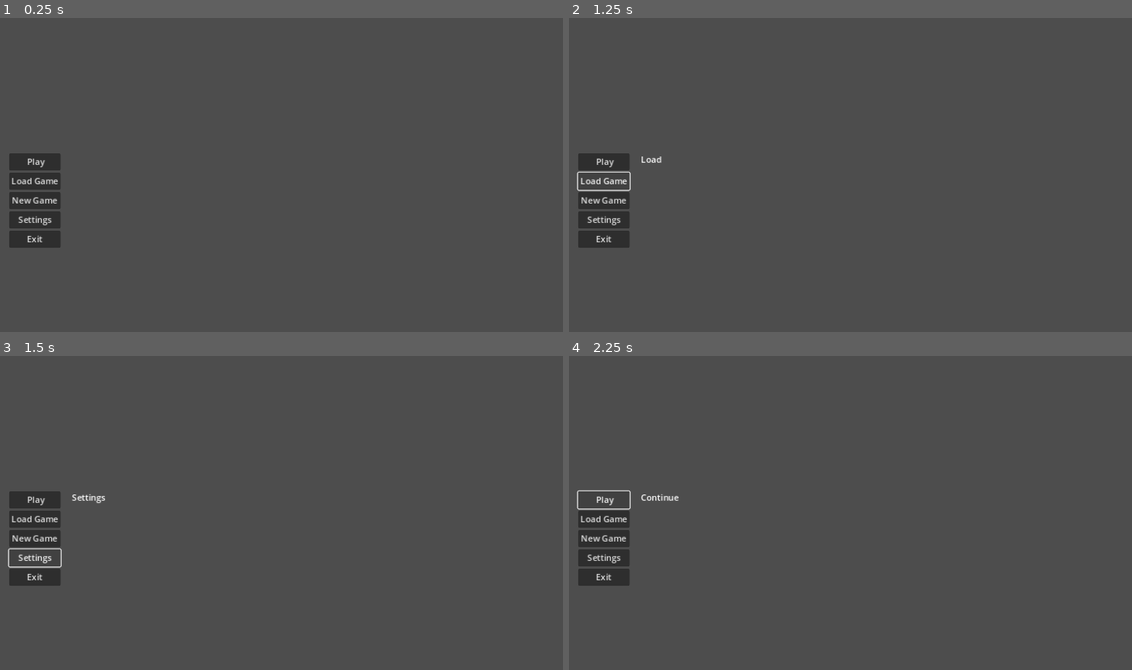
Above: before the commit, frames 1-4 (two rows, left to right).
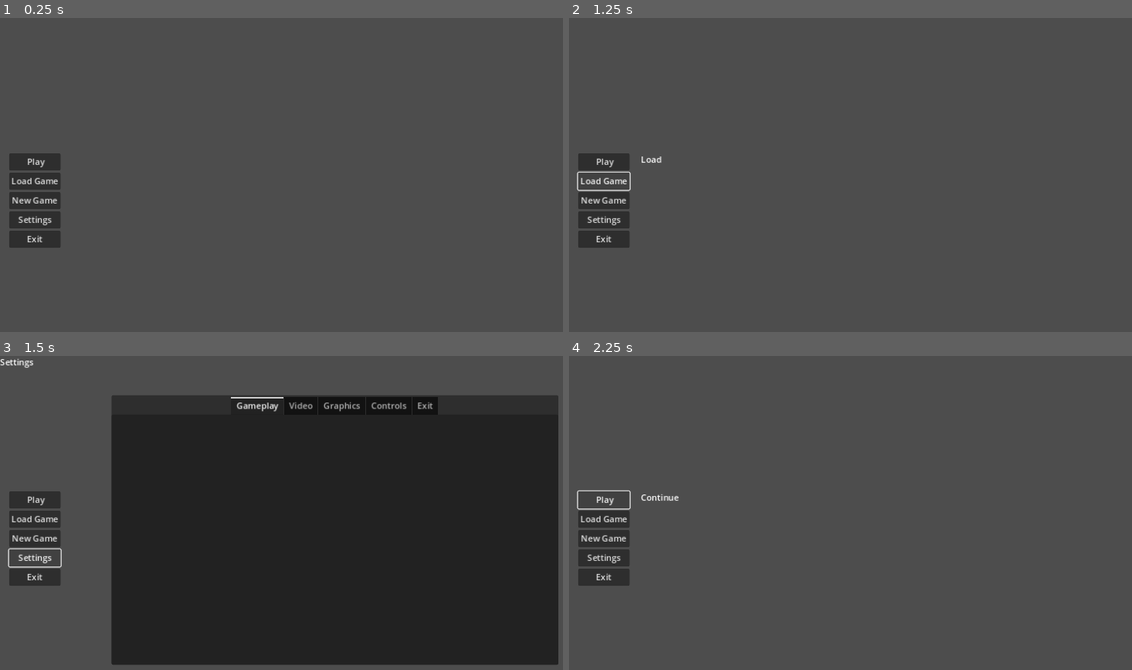
Above: after the commit, the same moments.

Repository: Rain-Gayming/NorvusGodot
Game: Godot game, scene res://MainMenu/Scenes/MainMenu.tscn
Two runs of this game, one before a commit and one after it. Both use one fixed random seed, a clock stepped at 60 frames per second and the inputs below.
Inputs:
- Up to frame 1 (0.25 s): no input
- Up to frame 2 (1.25 s): click "Load Game" at 0.5 s
- Up to frame 3 (1.5 s): click "Settings" at 1.25 s
- Up to frame 4 (2.25 s): click "Play" at 2 s

Frames 1-2 are identical in both runs. In frame 3, 68% of the frame differs, in the area x 0-100%, y 0-99%; in frame 4, nothing differs.

Commit message:
Settings Menu 1.0
+ Settings Menu Base

Diff:
--- a/Norvus 0.0/MainMenu/Scenes/MainMenu.tscn
+++ b/Norvus 0.0/MainMenu/Scenes/MainMenu.tscn
@@ -2,13 +2,11 @@
 
 [ext_resource type="Script" path="res://MainMenu/Scripts/MainMenu.gd" id="1_d33mf"]
 
-[node name="MainMenu" type="Control" node_paths=PackedStringArray("continueMenu", "loadMenu", "newGameMenu", "settingsMenu")]
+[node name="MainMenu" type="Control" node_paths=PackedStringArray("continueMenu", "loadMenu", "newGameMenu", "settingsMenu", "settingsTabs")]
 layout_mode = 3
 anchors_preset = 15
 anchor_right = 1.0
 anchor_bottom = 1.0
-offset_right = 768.0
-offset_bottom = 432.0
 grow_horizontal = 2
 grow_vertical = 2
 script = ExtResource("1_d33mf")
@@ -16,6 +14,7 @@
 loadMenu = NodePath("MenuHolder/LoadGameMenu")
 newGameMenu = NodePath("MenuHolder/NewGameMenu")
 settingsMenu = NodePath("MenuHolder/SettingsMenu")
+settingsTabs = NodePath("MenuHolder/SettingsMenu/TabContainer")
 
 [node name="CanvasLayer" type="CanvasLayer" parent="."]
 
@@ -48,10 +47,11 @@
 
 [node name="MenuHolder" type="Control" parent="."]
 anchors_preset = 0
-offset_right = 1920.0
-offset_bottom = 1080.0
+offset_right = 1152.0
+offset_bottom = 648.0
 
 [node name="ContinueMenu" type="Control" parent="MenuHolder"]
+visible = false
 anchors_preset = 0
 offset_left = 134.0
 offset_top = 252.0
@@ -65,6 +65,7 @@
 text = "Continue"
 
 [node name="LoadGameMenu" type="Control" parent="MenuHolder"]
+visible = false
 layout_mode = 3
 anchors_preset = 0
 offset_left = 134.0
@@ -73,11 +74,13 @@
 offset_bottom = 425.0
 
 [node name="Label" type="Label" parent="MenuHolder/LoadGameMenu"]
+layout_mode = 0
 offset_right = 40.0
 offset_bottom = 23.0
 text = "Load"
 
 [node name="NewGameMenu" type="Control" parent="MenuHolder"]
+visible = false
 layout_mode = 3
 anchors_preset = 0
 offset_left = 134.0
@@ -86,25 +89,66 @@
 offset_bottom = 425.0
 
 [node name="Label" type="Label" parent="MenuHolder/NewGameMenu"]
+layout_mode = 0
 offset_right = 40.0
 offset_bottom = 23.0
 text = "New Game"
 
 [node name="SettingsMenu" type="Control" parent="MenuHolder"]
-layout_mode = 3
-anchors_preset = 0
-offset_left = 134.0
-offset_top = 252.0
-offset_right = 274.0
-offset_bottom = 425.0
+layout_mode = 1
+anchors_preset = 15
+anchor_right = 1.0
+anchor_bottom = 1.0
+grow_horizontal = 2
+grow_vertical = 2
 
 [node name="Label" type="Label" parent="MenuHolder/SettingsMenu"]
+layout_mode = 0
 offset_right = 40.0
 offset_bottom = 23.0
 text = "Settings"
+
+[node name="Background" type="PanelContainer" parent="MenuHolder/SettingsMenu"]
+layout_mode = 0
+offset_left = 208.0
+offset_top = 73.0
+offset_right = 1041.0
+offset_bottom = 575.0
+
+[node name="Control" type="Control" parent="MenuHolder/SettingsMenu/Background"]
+layout_mode = 2
+
+[node name="TabContainer" type="TabContainer" parent="MenuHolder/SettingsMenu"]
+layout_mode = 0
+offset_left = 208.0
+offset_top = 77.0
+offset_right = 1041.0
+offset_bottom = 575.0
+tab_alignment = 1
+
+[node name="Gameplay" type="Control" parent="MenuHolder/SettingsMenu/TabContainer"]
+layout_mode = 2
+
+[node name="Video" type="Control" parent="MenuHolder/SettingsMenu/TabContainer"]
+visible = false
+layout_mode = 2
+
+[node name="Graphics" type="Control" parent="MenuHolder/SettingsMenu/TabContainer"]
+visible = false
+layout_mode = 2
+
+[node name="Controls" type="Control" parent="MenuHolder/SettingsMenu/TabContainer"]
+visible = false
+layout_mode = 2
+
+[node name="Exit" type="Button" parent="MenuHolder/SettingsMenu/TabContainer"]
+visible = false
+layout_mode = 2
 
 [connection signal="button_up" from="CanvasLayer/Buttons/ContinueButton" to="." method="_ContinueButtonPressed"]
 [connection signal="button_up" from="CanvasLayer/Buttons/LoadButton" to="." method="_LoadButtonPressed"]
 [connection signal="button_up" from="CanvasLayer/Buttons/NewButton" to="." method="_NewGameButtonPressed"]
 [connection signal="button_up" from="CanvasLayer/Buttons/SettingsButton" to="." method="_SettingsButtonPressed"]
 [connection signal="button_up" from="CanvasLayer/Buttons/ExitButton" to="." method="_ExitButtonPressed"]
+[connection signal="tab_clicked" from="MenuHolder/SettingsMenu/TabContainer" to="." method="_OnSettingsTabClicked"]
+[connection signal="pressed" from="MenuHolder/SettingsMenu/TabContainer/Exit" to="." method="_ExitSettingsPressed"]
--- a/Norvus 0.0/MainMenu/Scripts/MainMenu.gd
+++ b/Norvus 0.0/MainMenu/Scripts/MainMenu.gd
@@ -6,30 +6,52 @@
 @export var newGameMenu : Control
 @export var settingsMenu : Control
 
+@export_category("Settings Menu")
+@export var settingsTabs : TabContainer
+
+enum mainMenuTypes{
+	_continue,
+	_load,
+	_newGame,
+	_settings
+}
+
 func _ready():
-	_CloseMenus();
+	_CloseMenus()
 
 func _ContinueButtonPressed():
-	_CloseMenus();
-	continueMenu.visible = true;
+	_OpenMenu(mainMenuTypes._continue)
 
 func _LoadButtonPressed():
-	_CloseMenus();
-	loadMenu.visible = true;
+	_OpenMenu(mainMenuTypes._load)
 
 func _NewGameButtonPressed():
-	_CloseMenus();
-	newGameMenu.visible = true;
+	_OpenMenu(mainMenuTypes._newGame)
 
 func _SettingsButtonPressed():
-	_CloseMenus();
-	settingsMenu.visible = true;
+	_OpenMenu(mainMenuTypes._settings)
 
 func _ExitButtonPressed():
-	get_tree().quit();
+	get_tree().quit()
 
 func _CloseMenus():
-	continueMenu.visible = false;
-	loadMenu.visible = false;
-	newGameMenu.visible = false;
-	settingsMenu.visible = false;
+	continueMenu.visible = false
+	loadMenu.visible = false
+	newGameMenu.visible = false
+	settingsMenu.visible = false
+
+func _OpenMenu(menu : mainMenuTypes):
+	_CloseMenus()
+	if menu == mainMenuTypes._continue:
+		continueMenu.visible = true
+	elif menu == mainMenuTypes._load:
+		loadMenu.visible = true
+	elif menu == mainMenuTypes._newGame:
+		newGameMenu.visible = true
+	elif menu == mainMenuTypes._settings:
+		settingsMenu.visible = true
+
+func _OnSettingsTabClicked(tab):
+	if(tab == 4):
+		settingsTabs.current_tab = 0;
+		_CloseMenus();
